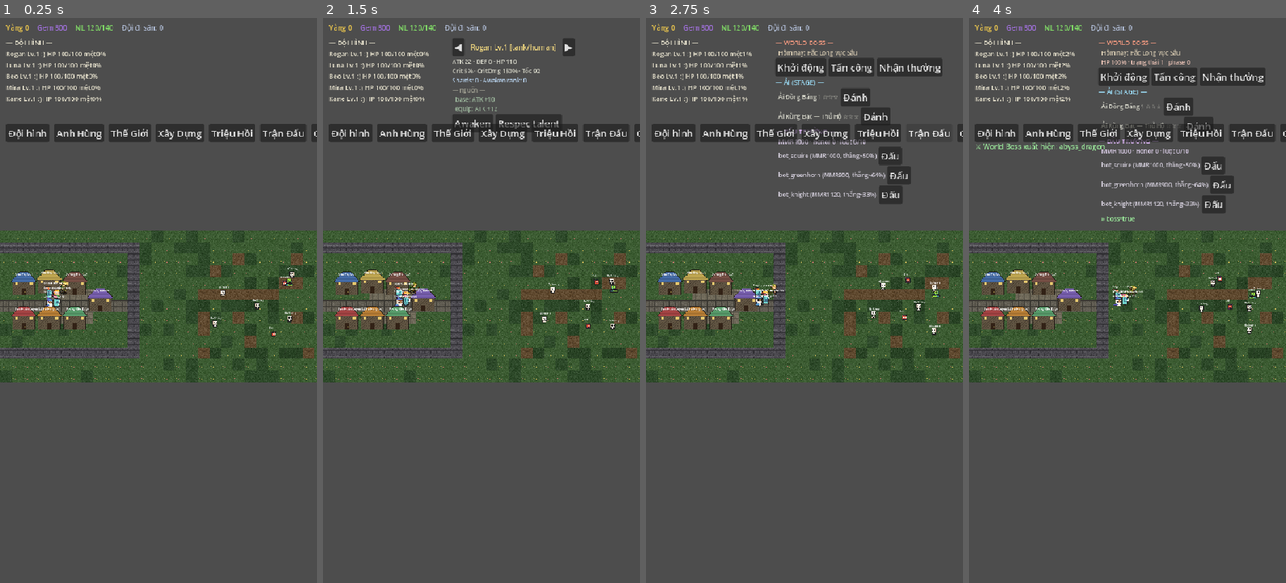
Above: before the commit, frames 1-4 (left to right).
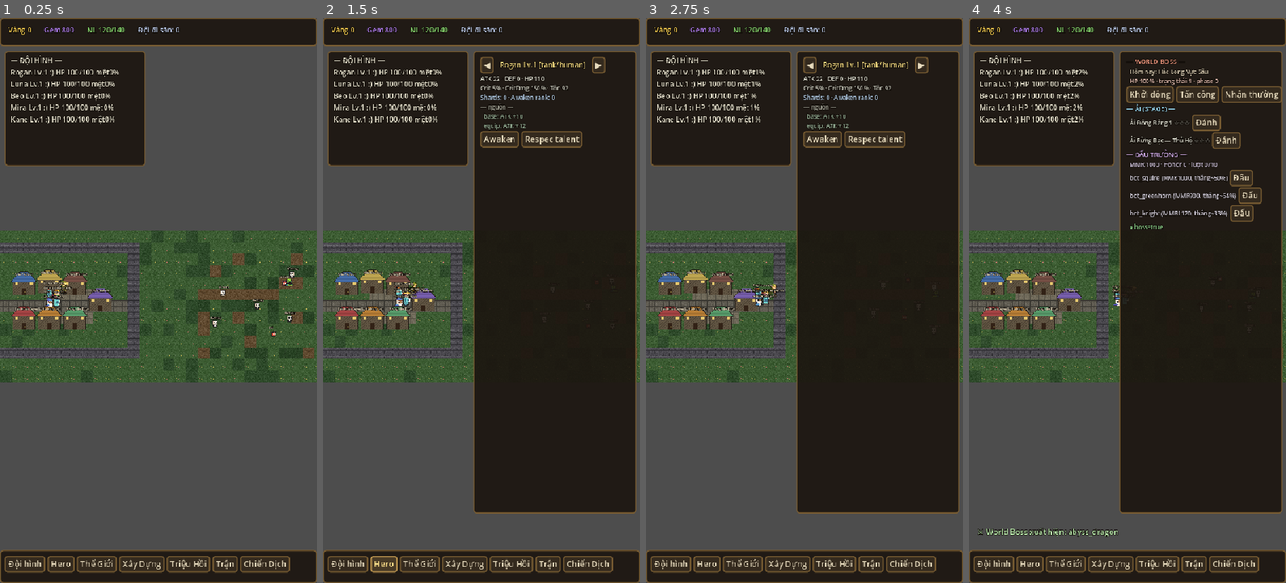
Above: after the commit, the same moments.

Repository: mockingbitch/herogasm
Game: Godot game, scene res://scenes/world.tscn
Same seed, same stepped clock (60 frames per second), same inputs: the game is played once before the commit and once after it.
Inputs (mouse positions are in pixels of both pictures, inside the frame that each line leads up to):
- Up to frame 1 (0.25 s): no input
- Up to frame 2 (1.5 s): click (402, 131) at 0.5 s, where only the run before the commit has a clickable "Anh Hùng"; click (383, 566) at 1.25 s, where only the run after the commit has a clickable "Hero"
- Up to frame 3 (2.75 s): click (928, 131) at 2 s, where only the run before the commit has a clickable "Trận Đấu"
- Up to frame 4 (4 s): click (1194, 566) at 2.75 s, where only the run after the commit has a clickable "Trận"; click "Khởi động" at 3.5 s

The runs differ from the first frame. In frame 1, 21% of the frame differs, in the area x 0-100%, y 0-100%; in frame 2, 62%; in frame 3, 62%; in frame 4, 62%.

Commit message:
Style HUD dark-fantasy: theme gỗ/đá + top resource bar + bottom nav
- ui/theme.tres (sinh bằng code): StyleBoxFlat panel gỗ tối + viền vàng, button 4 trạng thái,
  Label chữ ấm + outline đen (đọc rõ trên nền thế giới), ProgressBar HP. Đặt làm theme mặc định project.
- game_hud.gd: bố cục lại — top resource bar (Panel), roster panel (Panel), bottom nav bar (Panel,
  7 nút), nền panel nội dung dùng chung; panel Thế Giới/Xây Dựng/Triệu Hồi/Trận/Chiến Dịch nay có
  khung gỗ + nút styled.
- Còn lại (ngoài phạm vi): font vẫn là default Godot (cần .ttf pixel để giống demo 100%);
  thế giới landscape trong màn dọc nên còn dải trống — sẽ tách màn town/field sau.
- 464 test vẫn xanh.

Co-Authored-By: Claude Opus 4.8 (1M context) <noreply@anthropic.com>

Diff:
--- a/game/project.godot
+++ b/game/project.godot
@@ -41,6 +41,10 @@
 AudioManager="*res://autoload/audio_manager.gd"
 NetManager="*res://autoload/net_manager.gd"
 
+[gui]
+
+theme/custom="res://ui/theme.tres"
+
 [display]
 
 window/size/viewport_width=540
--- a/game/ui/game_hud.gd
+++ b/game/ui/game_hud.gd
@@ -16,6 +16,7 @@
 var _hero_panel: HeroDetailPanel
 var _battle_panel: BattlePanel
 var _season_panel: SeasonPanel
+var _panel_bg: Panel
 
 func _ready() -> void:
 	_build()
@@ -91,65 +92,79 @@
 	_toast.text = msg
 	_toast_cd = dur
 
-# --- build UI --------------------------------------------------------------
+# --- build UI (dark-fantasy: top bar · roster panel · content · bottom nav) --
+const VW := 540.0
+const VH := 960.0
+
 func _build() -> void:
+	# Top resource bar
+	var topbar := Panel.new()
+	topbar.position = Vector2(0, 0)
+	topbar.size = Vector2(VW, 48)
+	add_child(topbar)
 	var top := HBoxContainer.new()
-	top.position = Vector2(10, 8)
-	top.add_theme_constant_override("separation", 14)
-	add_child(top)
-	_gold = _mk(top, Color(0.95, 0.8, 0.3))
-	_gems = _mk(top, Color(0.65, 0.45, 0.9))
-	_energy = _mk(top, Color(0.5, 0.85, 0.4))
-	_exp = _mk(top, Color(0.7, 0.75, 0.85))
+	top.position = Vector2(14, 12)
+	top.add_theme_constant_override("separation", 22)
+	topbar.add_child(top)
+	_gold = _mk(top, Color(0.98, 0.82, 0.32))
+	_gems = _mk(top, Color(0.7, 0.5, 0.95))
+	_energy = _mk(top, Color(0.55, 0.88, 0.45))
+	_exp = _mk(top, Color(0.72, 0.78, 0.9))
 
-	_roster = _lbl(Vector2(10, 34), 11, Color(0.9, 0.88, 0.8))
-	add_child(_roster)
+	# Roster panel (trái, dưới top bar)
+	var roster_bg := Panel.new()
+	roster_bg.position = Vector2(8, 56)
+	roster_bg.size = Vector2(240, 196)
+	add_child(roster_bg)
+	_roster = _lbl(Vector2(10, 8), 12, Color(0.92, 0.9, 0.82))
+	roster_bg.add_child(_roster)
 
-	_toast = _lbl(Vector2(10, 210), 12, Color(0.6, 0.9, 0.6))
+	# Nền panel nội dung dùng chung (hiện khi mở 1 panel)
+	_panel_bg = Panel.new()
+	_panel_bg.position = Vector2(256, 56)
+	_panel_bg.size = Vector2(278, 786)
+	_panel_bg.visible = false
+	add_child(_panel_bg)
+
+	# panels (ẩn mặc định)
+	for p in _make_panels():
+		p.position = Vector2(268, 66)
+		p.visible = false
+		add_child(p)
+
+	_toast = _lbl(Vector2(14, VH - 96), 13, Color(0.75, 0.95, 0.7))
 	add_child(_toast)
 
-	# panels (ẩn mặc định)
-	_world_panel = WorldPanel.new()
-	_world_panel.position = Vector2(220, 34)
-	_world_panel.visible = false
-	add_child(_world_panel)
-	_build_panel = BuildPanel.new()
-	_build_panel.position = Vector2(220, 34)
-	_build_panel.visible = false
-	add_child(_build_panel)
-	_summon_panel = SummonPanel.new()
-	_summon_panel.position = Vector2(220, 34)
-	_summon_panel.visible = false
-	add_child(_summon_panel)
-	_hero_panel = HeroDetailPanel.new()
-	_hero_panel.position = Vector2(220, 34)
-	_hero_panel.visible = false
-	add_child(_hero_panel)
-	_battle_panel = BattlePanel.new()
-	_battle_panel.position = Vector2(220, 34)
-	_battle_panel.visible = false
-	add_child(_battle_panel)
-	_season_panel = SeasonPanel.new()
-	_season_panel.position = Vector2(220, 34)
-	_season_panel.visible = false
-	add_child(_season_panel)
-
-	# nav
+	# Bottom nav bar
+	var navbar := Panel.new()
+	navbar.position = Vector2(0, VH - 56)
+	navbar.size = Vector2(VW, 56)
+	add_child(navbar)
 	var nav := HBoxContainer.new()
-	nav.position = Vector2(10, 180)
-	nav.add_theme_constant_override("separation", 8)
-	add_child(nav)
+	nav.position = Vector2(8, 10)
+	nav.add_theme_constant_override("separation", 4)
+	navbar.add_child(nav)
 	_nav_btn(nav, "Đội hình", func(): _show(null))
-	_nav_btn(nav, "Anh Hùng", func(): _show(_hero_panel))
+	_nav_btn(nav, "Hero", func(): _show(_hero_panel))
 	_nav_btn(nav, "Thế Giới", func(): _show(_world_panel))
 	_nav_btn(nav, "Xây Dựng", func(): _show(_build_panel))
 	_nav_btn(nav, "Triệu Hồi", func(): _show(_summon_panel))
-	_nav_btn(nav, "Trận Đấu", func(): _show(_battle_panel))
+	_nav_btn(nav, "Trận", func(): _show(_battle_panel))
 	_nav_btn(nav, "Chiến Dịch", func(): _show(_season_panel))
+
+func _make_panels() -> Array:
+	_world_panel = WorldPanel.new()
+	_build_panel = BuildPanel.new()
+	_summon_panel = SummonPanel.new()
+	_hero_panel = HeroDetailPanel.new()
+	_battle_panel = BattlePanel.new()
+	_season_panel = SeasonPanel.new()
+	return [_world_panel, _build_panel, _summon_panel, _hero_panel, _battle_panel, _season_panel]
 
 func _show(panel) -> void:
 	for p in [_world_panel, _build_panel, _summon_panel, _hero_panel, _battle_panel, _season_panel]:
 		p.visible = (p == panel)
+	_panel_bg.visible = panel != null
 	if panel != null and panel.has_method("refresh"):
 		panel.refresh()
 
--- /dev/null
+++ b/game/ui/theme.tres
@@ -0,0 +1,144 @@
+[gd_resource type="Theme" format=3]
+
+[sub_resource type="StyleBoxFlat" id="StyleBoxFlat_denks"]
+content_margin_left = 6.0
+content_margin_top = 4.0
+content_margin_right = 6.0
+content_margin_bottom = 4.0
+bg_color = Color(0.15686275, 0.14901961, 0.13333334, 0.6666667)
+border_width_left = 1
+border_width_top = 1
+border_width_right = 1
+border_width_bottom = 1
+border_color = Color(0.28235295, 0.25882354, 0.22745098, 1)
+corner_radius_top_left = 4
+corner_radius_top_right = 4
+corner_radius_bottom_right = 4
+corner_radius_bottom_left = 4
+
+[sub_resource type="StyleBoxFlat" id="StyleBoxFlat_rqugq"]
+content_margin_left = 6.0
+content_margin_top = 4.0
+content_margin_right = 6.0
+content_margin_bottom = 4.0
+bg_color = Color(0.28235295, 0.22745098, 0.14901961, 1)
+border_width_left = 2
+border_width_top = 2
+border_width_right = 2
+border_width_bottom = 2
+border_color = Color(0.74509805, 0.5882353, 0.3137255, 1)
+corner_radius_top_left = 4
+corner_radius_top_right = 4
+corner_radius_bottom_right = 4
+corner_radius_bottom_left = 4
+
+[sub_resource type="StyleBoxFlat" id="StyleBoxFlat_jf26r"]
+content_margin_left = 6.0
+content_margin_top = 4.0
+content_margin_right = 6.0
+content_margin_bottom = 4.0
+bg_color = Color(0.20392157, 0.16470589, 0.11764706, 1)
+border_width_left = 2
+border_width_top = 2
+border_width_right = 2
+border_width_bottom = 2
+border_color = Color(0.47058824, 0.36078432, 0.19607843, 1)
+corner_radius_top_left = 4
+corner_radius_top_right = 4
+corner_radius_bottom_right = 4
+corner_radius_bottom_left = 4
+
+[sub_resource type="StyleBoxFlat" id="StyleBoxFlat_6lx7k"]
+content_margin_left = 6.0
+content_margin_top = 4.0
+content_margin_right = 6.0
+content_margin_bottom = 4.0
+bg_color = Color(0.14901961, 0.11764706, 0.08627451, 1)
+border_width_left = 2
+border_width_top = 2
+border_width_right = 2
+border_width_bottom = 2
+border_color = Color(0.5882353, 0.45490196, 0.24313726, 1)
+corner_radius_top_left = 4
+corner_radius_top_right = 4
+corner_radius_bottom_right = 4
+corner_radius_bottom_left = 4
+
+[sub_resource type="StyleBoxFlat" id="StyleBoxFlat_iqtc0"]
+content_margin_left = 6.0
+content_margin_top = 4.0
+content_margin_right = 6.0
+content_margin_bottom = 4.0
+bg_color = Color(0.10980392, 0.08627451, 0.0627451, 0.92156863)
+border_width_left = 2
+border_width_top = 2
+border_width_right = 2
+border_width_bottom = 2
+border_color = Color(0.47058824, 0.36078432, 0.19607843, 1)
+corner_radius_top_left = 5
+corner_radius_top_right = 5
+corner_radius_bottom_right = 5
+corner_radius_bottom_left = 5
+
+[sub_resource type="StyleBoxFlat" id="StyleBoxFlat_7any1"]
+content_margin_left = 6.0
+content_margin_top = 4.0
+content_margin_right = 6.0
+content_margin_bottom = 4.0
+bg_color = Color(0.10980392, 0.08627451, 0.0627451, 0.92156863)
+border_width_left = 2
+border_width_top = 2
+border_width_right = 2
+border_width_bottom = 2
+border_color = Color(0.47058824, 0.36078432, 0.19607843, 1)
+corner_radius_top_left = 5
+corner_radius_top_right = 5
+corner_radius_bottom_right = 5
+corner_radius_bottom_left = 5
+
+[sub_resource type="StyleBoxFlat" id="StyleBoxFlat_3fgq6"]
+content_margin_left = 0.0
+content_margin_top = -2.0
+content_margin_right = 0.0
+content_margin_bottom = -2.0
+bg_color = Color(0.09411765, 0.078431375, 0.0627451, 1)
+border_width_left = 1
+border_width_top = 1
+border_width_right = 1
+border_width_bottom = 1
+border_color = Color(0.3137255, 0.2509804, 0.15686275, 1)
+corner_radius_top_left = 3
+corner_radius_top_right = 3
+corner_radius_bottom_right = 3
+corner_radius_bottom_left = 3
+
+[sub_resource type="StyleBoxFlat" id="StyleBoxFlat_y5ki2"]
+content_margin_left = 0.0
+content_margin_top = -2.0
+content_margin_right = 0.0
+content_margin_bottom = -2.0
+bg_color = Color(0.3764706, 0.6745098, 0.3137255, 1)
+border_color = Color(0.23529412, 0.43137255, 0.19607843, 1)
+corner_radius_top_left = 3
+corner_radius_top_right = 3
+corner_radius_bottom_right = 3
+corner_radius_bottom_left = 3
+
+[resource]
+default_font_size = 15
+Button/colors/font_color = Color(0.9098039, 0.8627451, 0.74509805, 1)
+Button/colors/font_disabled_color = Color(0.47058824, 0.4392157, 0.39215687, 1)
+Button/colors/font_hover_color = Color(1, 0.8862745, 0.54901963, 1)
+Button/colors/font_pressed_color = Color(1, 0.8862745, 0.54901963, 1)
+Button/font_sizes/font_size = 14
+Button/styles/disabled = SubResource("StyleBoxFlat_denks")
+Button/styles/hover = SubResource("StyleBoxFlat_rqugq")
+Button/styles/normal = SubResource("StyleBoxFlat_jf26r")
+Button/styles/pressed = SubResource("StyleBoxFlat_6lx7k")
+Label/colors/font_color = Color(0.91764706, 0.87058824, 0.7607843, 1)
+Label/colors/font_outline_color = Color(0.05490196, 0.039215688, 0.023529412, 1)
+Label/constants/outline_size = 4
+Panel/styles/panel = SubResource("StyleBoxFlat_iqtc0")
+PanelContainer/styles/panel = SubResource("StyleBoxFlat_7any1")
+ProgressBar/styles/background = SubResource("StyleBoxFlat_3fgq6")
+ProgressBar/styles/fill = SubResource("StyleBoxFlat_y5ki2")
